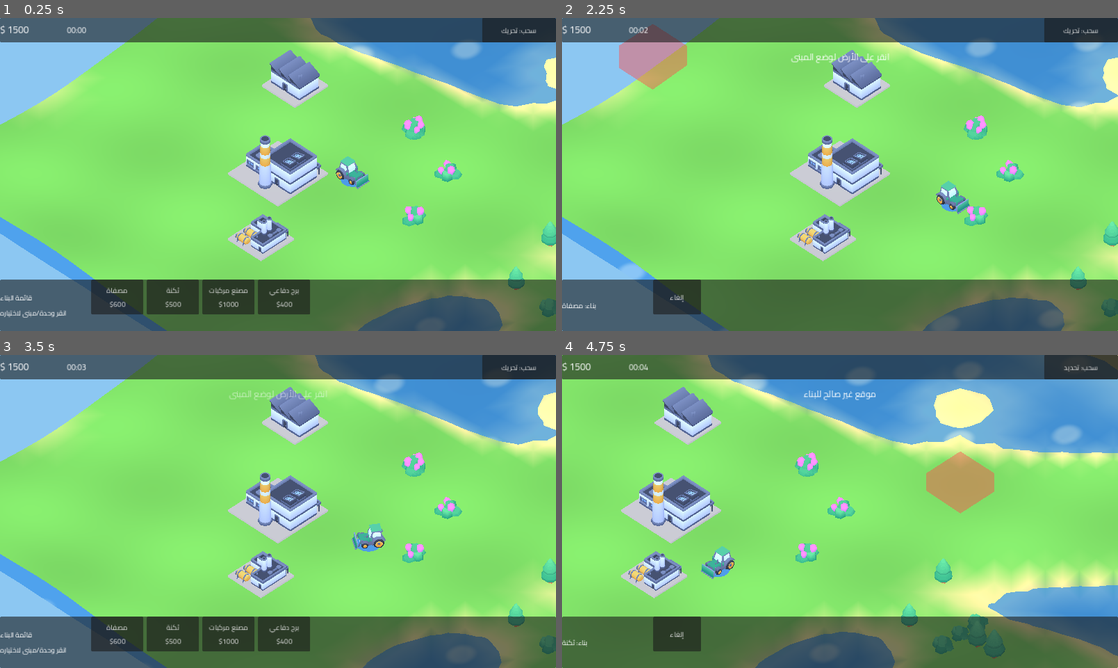
Above: before the commit, frames 1-4 (two rows, left to right).
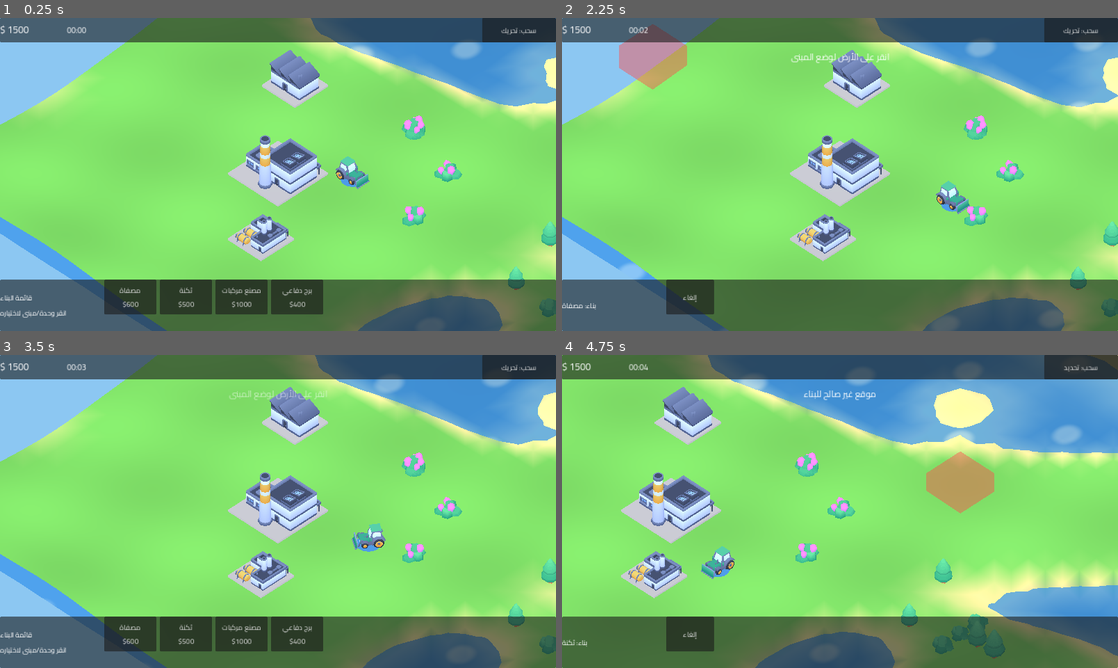
Above: after the commit, the same moments.

Repository: alfyfyy100-maker/ya7-games-hub
Game: Godot game, scene res://maps/Main.tscn
Same seed, same stepped clock (60 frames per second), same inputs: the game is played once before the commit and once after it.
Inputs (mouse positions are in pixels of both pictures, inside the frame that each line leads up to):
- Up to frame 1 (0.25 s): no input
- Up to frame 2 (2.25 s): click "سحب: تحريك" at 0.5 s; click "سحب: تحديد" at 1.25 s; click "مصفاة $600" at 2 s
- Up to frame 3 (3.5 s): click "إلغاء" at 2.75 s
- Up to frame 4 (4.75 s): click "ثكنة $500" at 3.5 s; tap Enter at 4.25 s; move the mouse to (962, 495) at 4.27 s; hold D from 4.28 s (still down); tap Tab at 4.35 s; click (962, 495) at 4.42 s

The runs differ from the first frame. In frame 1, 1.5% of the frame differs, in the area x 16-59%, y 83-95%; in frame 2, 0.6%; in frame 3, 1.5%; in frame 4, 0.6%.

Commit message:
Manual move order overrides harvester auto-gather; add control hints in HUD
Co-Authored-By: Claude Fable 5.1 <noreply@anthropic.com>
Claude-Session: https://claude.ai/code/session_0127WbxCG21rVkEZhQxZNybi

Diff:
--- a/ya7-armies/autoload/GameState.gd
+++ b/ya7-armies/autoload/GameState.gd
@@ -313,9 +313,9 @@
 		match String(cmd.get("type", "")):
 			"stop":
 				e.set_order({})
-			"move":
-				moving_ids.append(id)
-			"attack_move":
+			"move", "attack_move":
+				# أمر يدوي للحصّادة يلغي عودتها التلقائية للجمع (تطيع اللاعب)
+				e.data.erase("resource_id")
 				moving_ids.append(id)
 			"attack":
 				var def := e.unit_def()
--- a/ya7-armies/ui/HUD.gd
+++ b/ya7-armies/ui/HUD.gd
@@ -84,7 +84,7 @@
 	bottom.add_theme_constant_override("separation", 10)
 	bottom_panel.add_child(bottom)
 	info_label = _label("", 16)
-	info_label.custom_minimum_size.x = 200
+	info_label.custom_minimum_size.x = 230
 	info_label.autowrap_mode = TextServer.AUTOWRAP_WORD
 	info_label.vertical_alignment = VERTICAL_ALIGNMENT_CENTER
 	bottom.add_child(info_label)
@@ -268,9 +268,9 @@
 		if units.size() == 1:
 			var e: SimEntity = GameState.get_entity(units[0])
 			var d := e.unit_def()
-			info_label.text = "%s\n%d / %d" % [d.display_name, int(e.hp), int(e.max_hp)]
+			info_label.text = "%s  %d/%d\nانقر الأرض للتحرك، أو عدوًا للهجوم" % [d.display_name, int(e.hp), int(e.max_hp)]
 		else:
-			info_label.text = "%d وحدات مختارة" % units.size()
+			info_label.text = "%d وحدات مختارة\nانقر الأرض للتحرك، أو عدوًا للهجوم" % units.size()
 		return
 	info_label.text = "قائمة البناء\nانقر وحدة/مبنى لاختياره"
 
